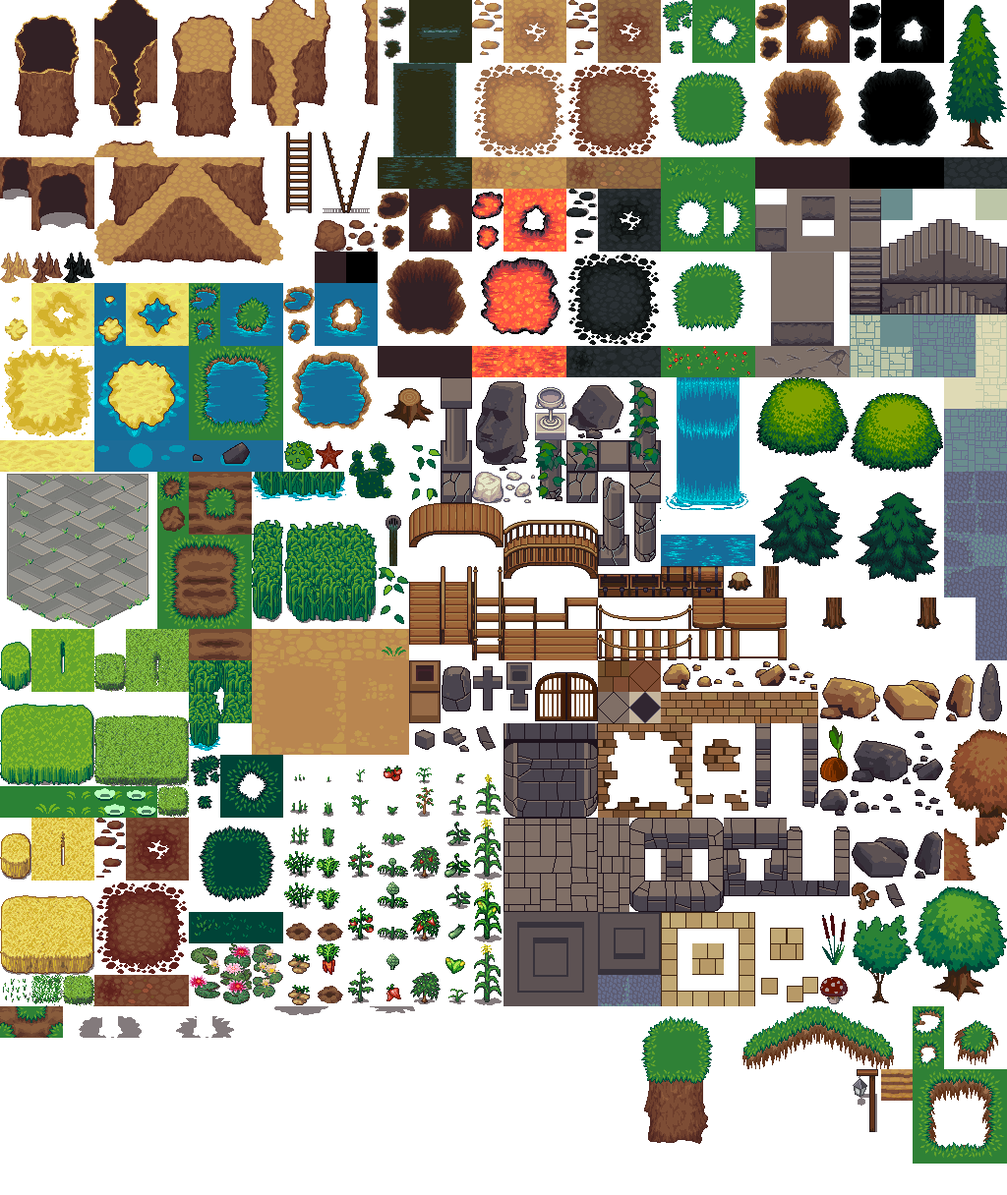
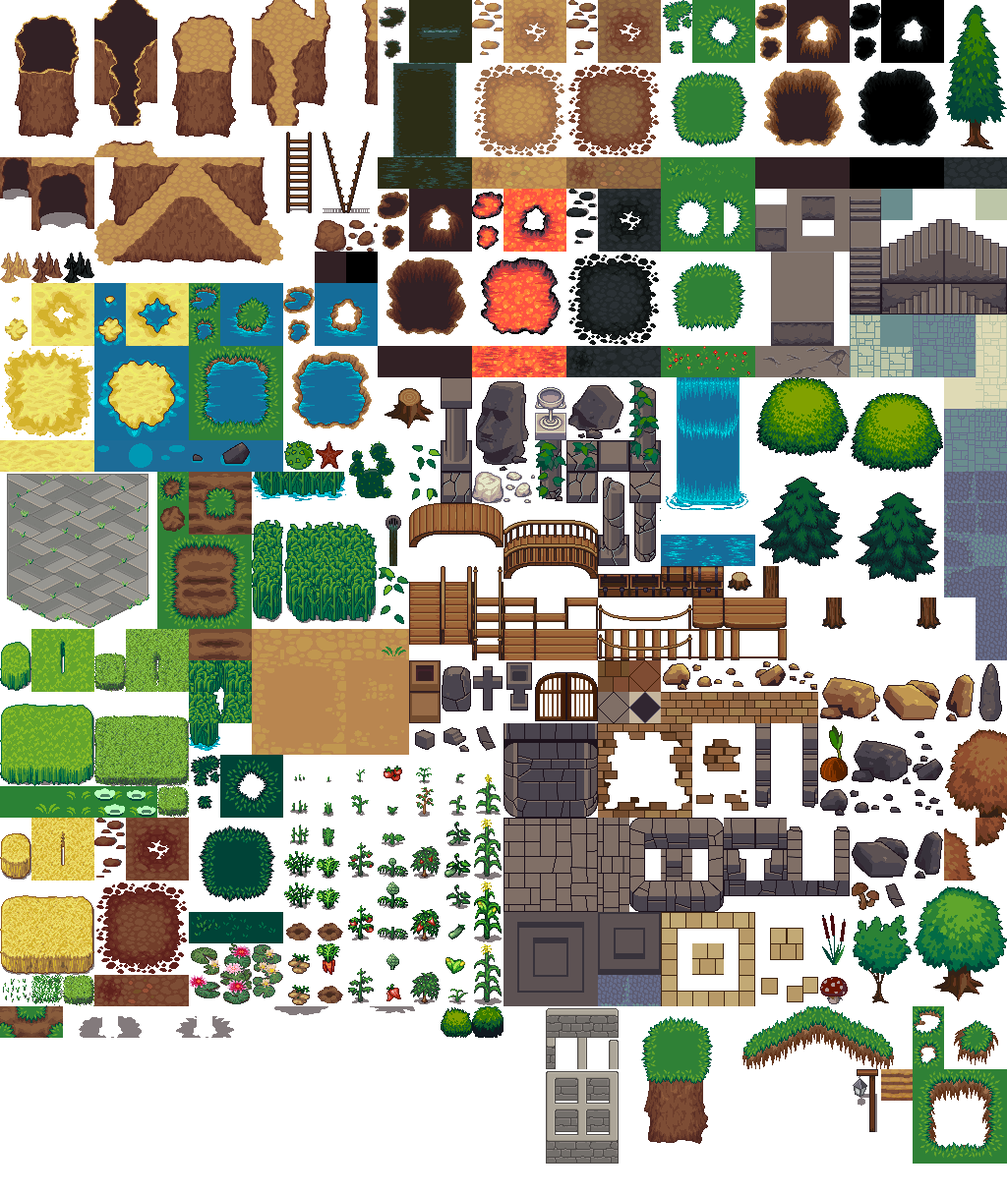
Layered file, before and after one edit (1007px x 1195px). Changes by layer:
added group "stone_wall" with 4 layers above "Layer 6" over (x1=440, y1=1006, x2=619, y2=1164)
added layer "Layer 9" in group "stone_wall" over (x1=471, y1=1006, x2=504, y2=1039)
added layer "Layer 8" in group "stone_wall" over (x1=440, y1=1007, x2=472, y2=1039)
added layer "Layer 7" in group "stone_wall" over (x1=545, y1=1008, x2=619, y2=1164)
